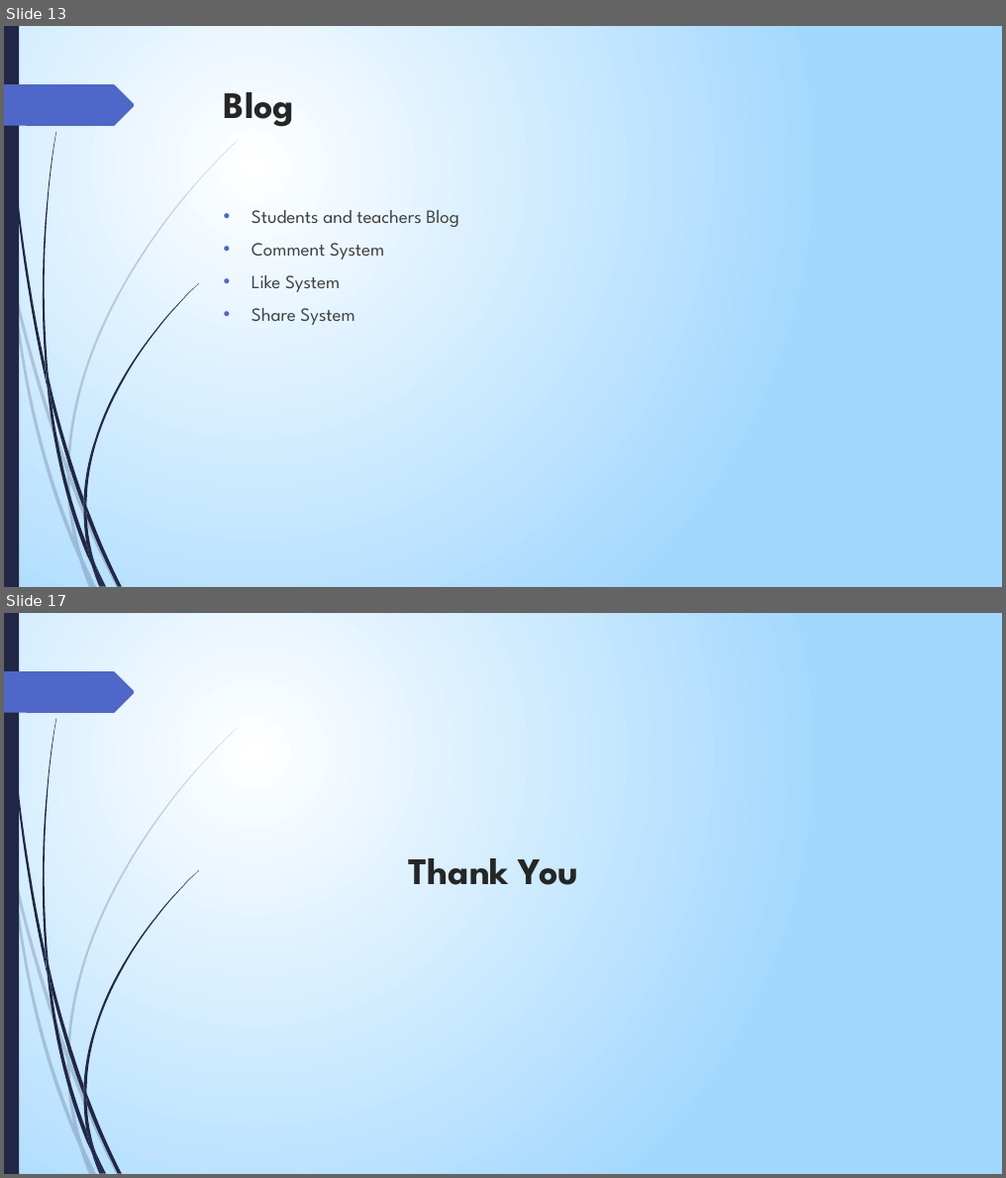
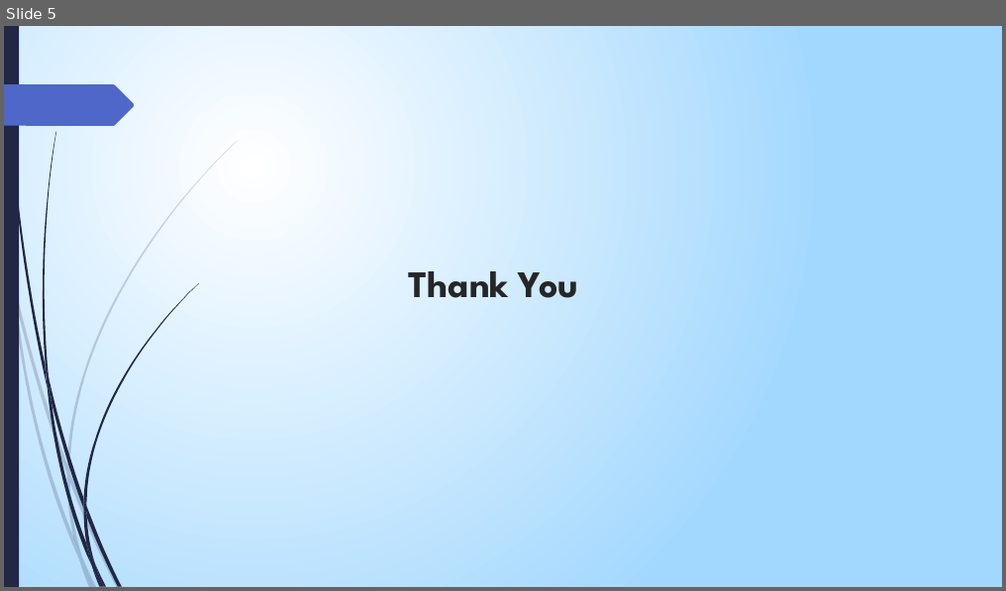
Before and after one commit to talha08/nlp_lab_sust, a slide deck: 200.pptx. Shown one above the other, each under a label of ours: slides 13 and 17 before the commit, slide 5 after it; the slides between them are not shown. The pictures are 1006x1178 and 1006x591 pixels, drawn with LibreOffice and Linux fonts; fonts in the diff are those of the drawing. Boxes give left, top, right and bottom in pixels: in the first picture for what was removed or moved away, otherwise in the second. Text is boxed around its words. In the diff, an @@ line names an element or a change of style, - is before the commit and + after.

```diff
--- a/200.pptx
+++ b/200.pptx
@@ slide 13 removed at <box>4,26,1002,587</box>, background gradient #FFFFFF to #A3D7FF; not listed: 24 template elements that a slide beside it also shows @@
@@ title removed at <box>224,92,294,127</box> @@
-Blog
@@ text removed at <box>252,210,458,325</box> @@
-• Students and teachers Blog
-• Comment System
-• Like System
-• Share System
@@ what was slide 17 is now slide 5 @@
```
Also in this commit, not shown: 2 slides changed, 2 slides added, 13 other slides removed, 15 other files.
